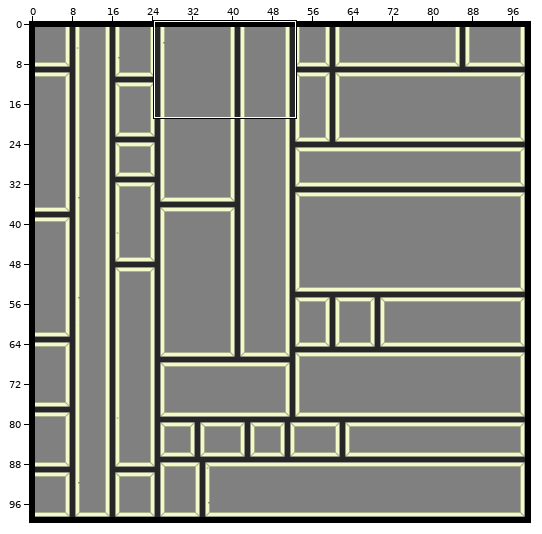
Tiled map: desktop/Maps/test.tmx. Above, an overview of the earlier version with the close-up marked.
Close-up. Before the commit:
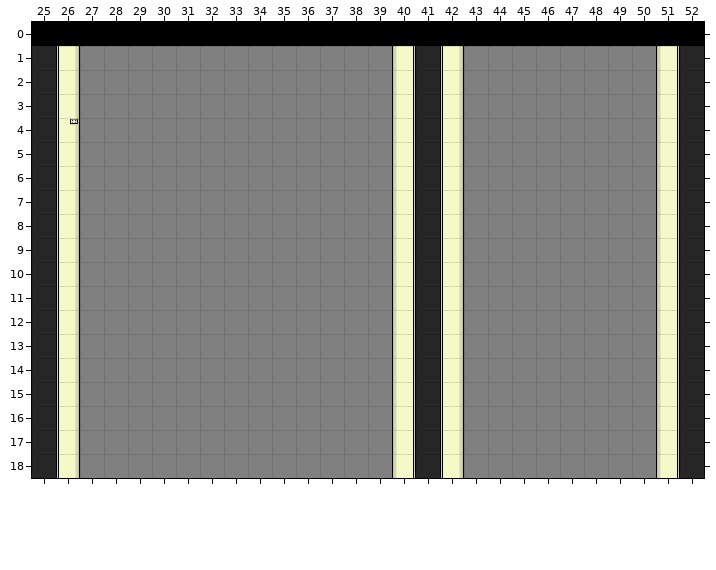
Cells are 32x32 px. Shown: x 25..52, y 0..18. The commit also changed other parts of the map, which this record leaves out.
After the commit:
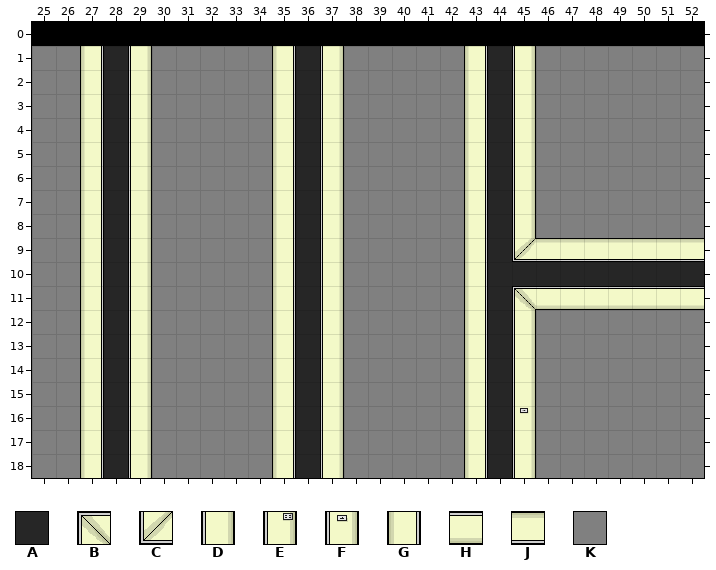
Key: from "Office01": A 0, B 2, C 4, D 10, E 11, F 13, G 20, H 30, J 40, K 50.
_ is an empty cell.
From old to new:
Layer "tileLayer":
y 1..3: x 25..29 ADKKK -> KKGAD; x 35..37 KKK -> GAD; x 40..45 GADKKK -> KKKGAD; x 51..52 GA -> KK
y 4: x 25..29 AEKKK -> KKGAD; x 35..37 KKK -> GAD; x 40..45 GADKKK -> KKKGAD; x 51..52 GA -> KK
y 5..8: x 25..29 ADKKK -> KKGAD; x 35..37 KKK -> GAD; x 40..45 GADKKK -> KKKGAD; x 51..52 GA -> KK
y 9: x 25..29 ADKKK -> KKGAD; x 35..37 KKK -> GAD; x 40..52 GADKKKKKKKKGA -> KKKGACJJJJJJJ
y 10: x 25..29 ADKKK -> KKGAD; x 35..37 KKK -> GAD; x 40..51 GADKKKKKKKKG -> KKKGAAAAAAAA
y 11: x 25..29 ADKKK -> KKGAD; x 35..37 KKK -> GAD; x 40..52 GADKKKKKKKKGA -> KKKGABHHHHHHH
y 12..15: x 25..29 ADKKK -> KKGAD; x 35..37 KKK -> GAD; x 40..45 GADKKK -> KKKGAD; x 51..52 GA -> KK
y 16: x 25..29 ADKKK -> KKGAD; x 35..37 KKK -> GAD; x 40..45 GADKKK -> KKKGAF; x 51..52 GA -> KK
y 17..18: x 25..29 ADKKK -> KKGAD; x 35..37 KKK -> GAD; x 40..45 GADKKK -> KKKGAD; x 51..52 GA -> KK
Where, in picture pixels (left, top, right, bottom), the same in both close-ups:
changed: (32, 46, 152, 478)
changed: (272, 46, 344, 478)
changed: (392, 46, 704, 478)
